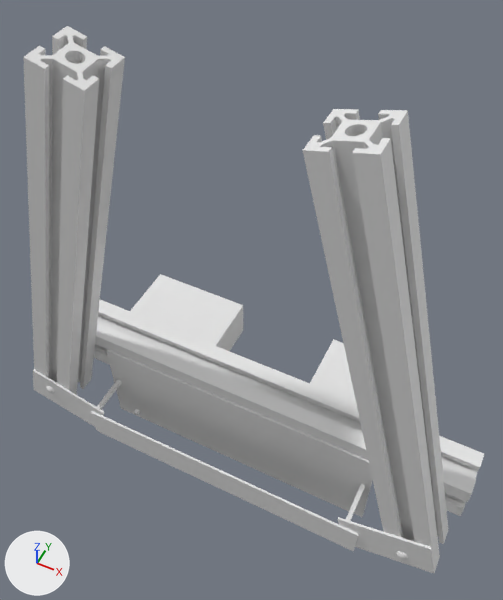
Before and after pictures for a commit that changed the glTF model public/3d-models/arm-1.glb.
The view is the same before and after, from a 50 mm lens placed at (134.71, -143.22, 293.54), pointed at (51.45, 23.29, 85.41). Lighting does not change. The marker at lower left points along +X, +Y and +Z. Vertices at the same position are counted once.

Names of what the first picture shows: 'adam_arm__v1'.
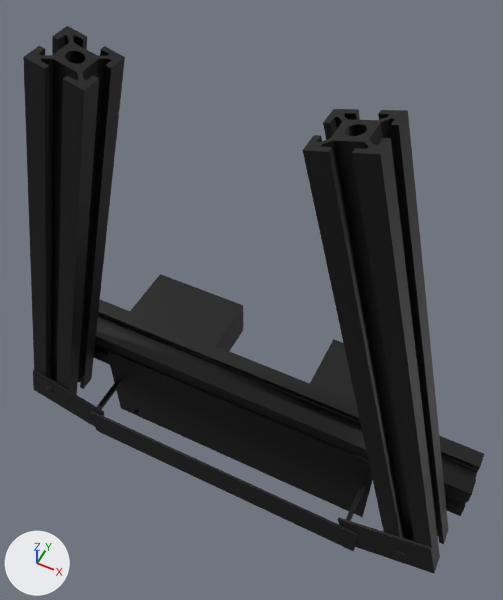
Patch to the scene script:
```diff
--- a/public/3d-models/arm-1.glb.py
+++ b/public/3d-models/arm-1.glb.py
@@ mat_material_001 @@
+mat_material_001 = principled_material('Material.001')
+mat_material_001.base_color = (0.0, 0.0, 0.0)  # black #000000
@@ me_adam_arm__v1 @@
 # used by ob_adam_arm__v1; location = (0.0, 0.0, 0.0)
-me_adam_arm__v1.from_pydata(...)  # 2764 vertices, 5528 faces; spans x -53.0..156.0, y -14.0..69.0, z -19.0..196.0
+me_adam_arm__v1.from_pydata(...)  # 2772 vertices, 5540 faces; spans x -53.0..156.0, y -14.0..69.0, z -19.0..196.0
+# me_adam_arm__v1 part 1: 5477 faces spanning x -53.0..156.0, y -14.0..69.0, z -19.0..196.0 switch from no material to mat_material_001 (black #000000)
```

Pixel boxes (x1, y1, x2, y2) of what changed, in the pictures (503 x 600 px):
part 1 of me_adam_arm__v1, recoloured (grey to black)
    both: (23, 26, 484, 573)
